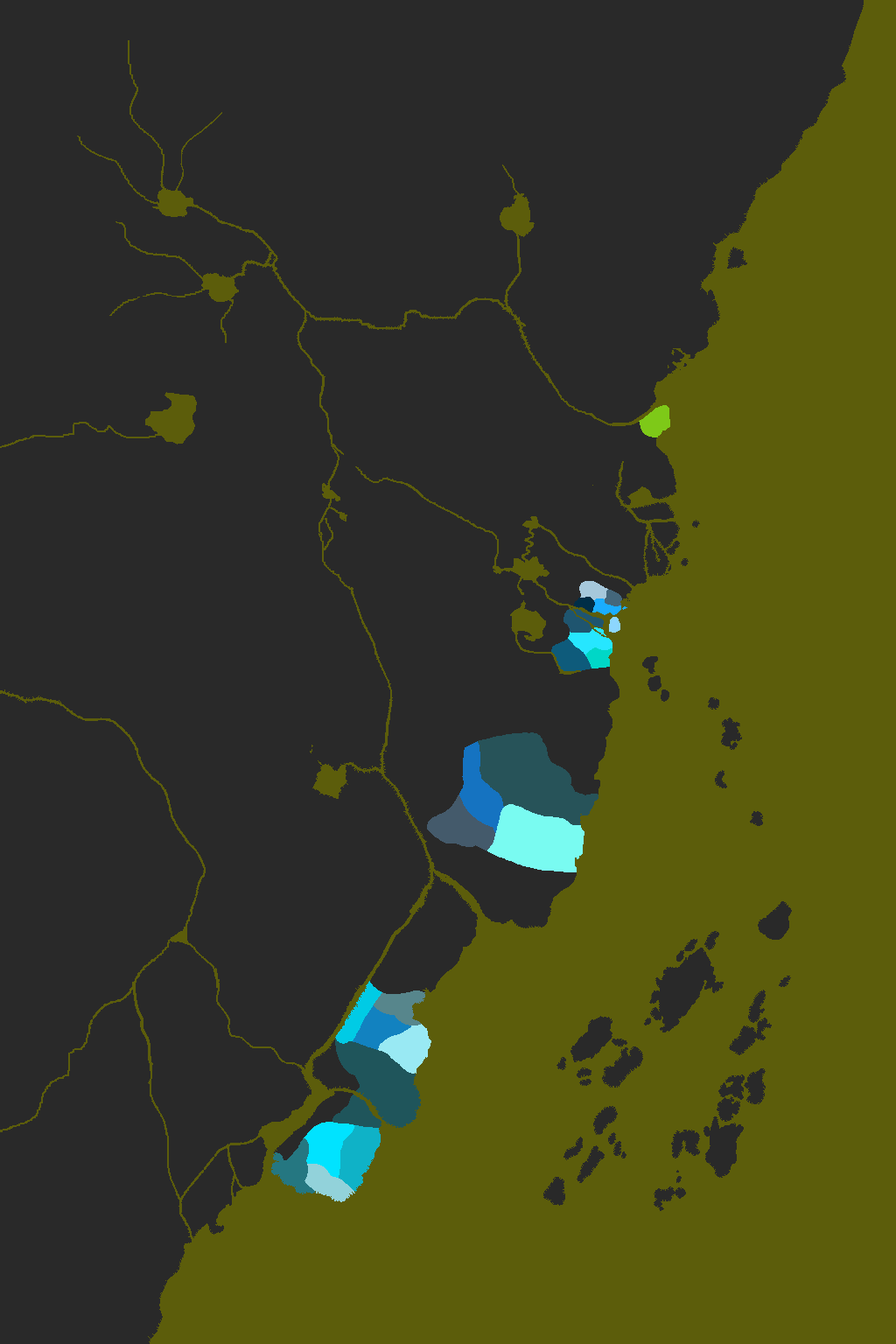
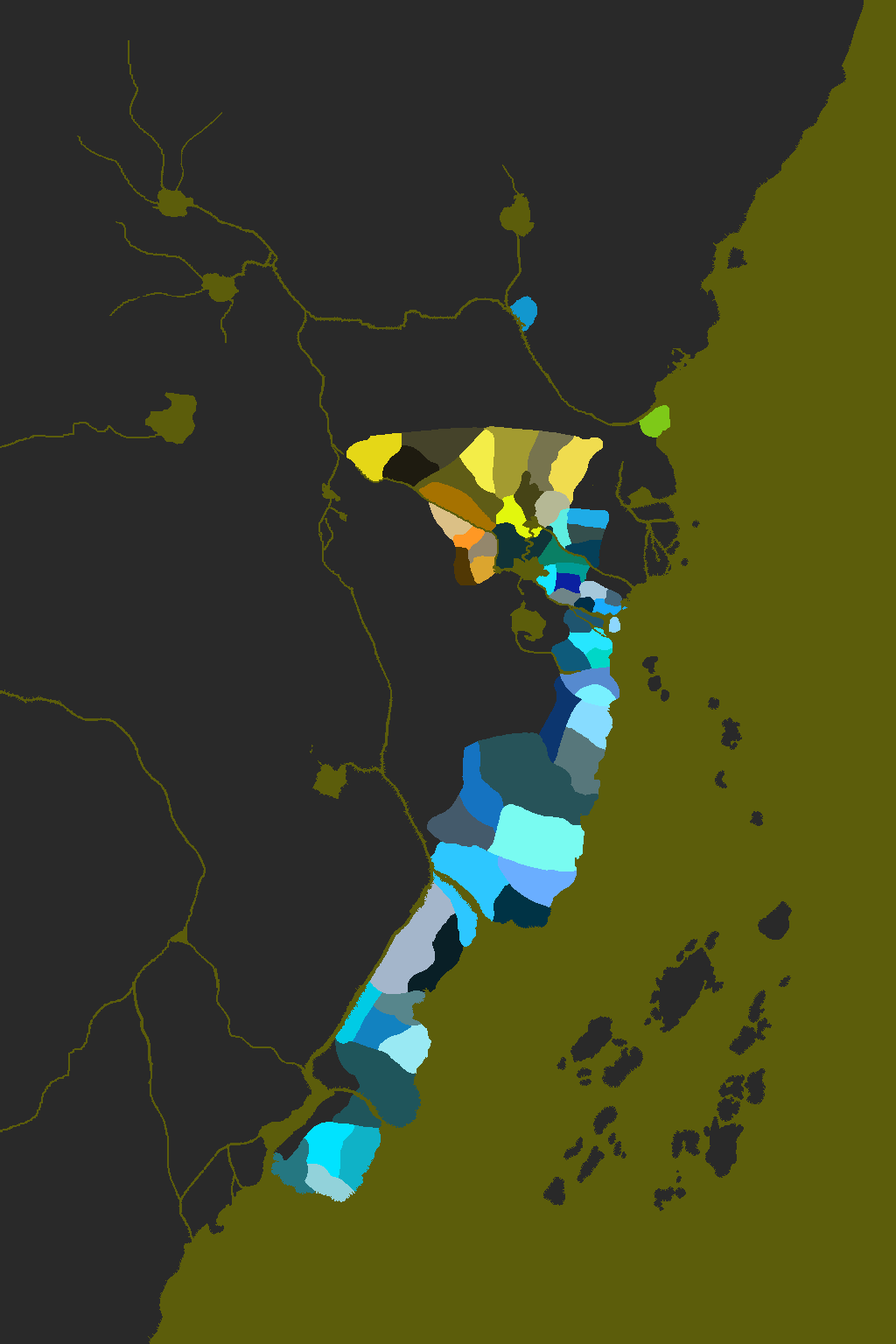
Two versions of the same layered image (896x1344). Layer-by-layer changes:
painted on "crane_provinces" over (x1=346, y1=295, x2=620, y2=994)
added group "lion_provinces #1" with 1 layers above "rokugan grey map" over (x1=346, y1=425, x2=603, y2=586)
added layer "matsu" in group "lion_provinces #1" over (x1=346, y1=425, x2=603, y2=586)
